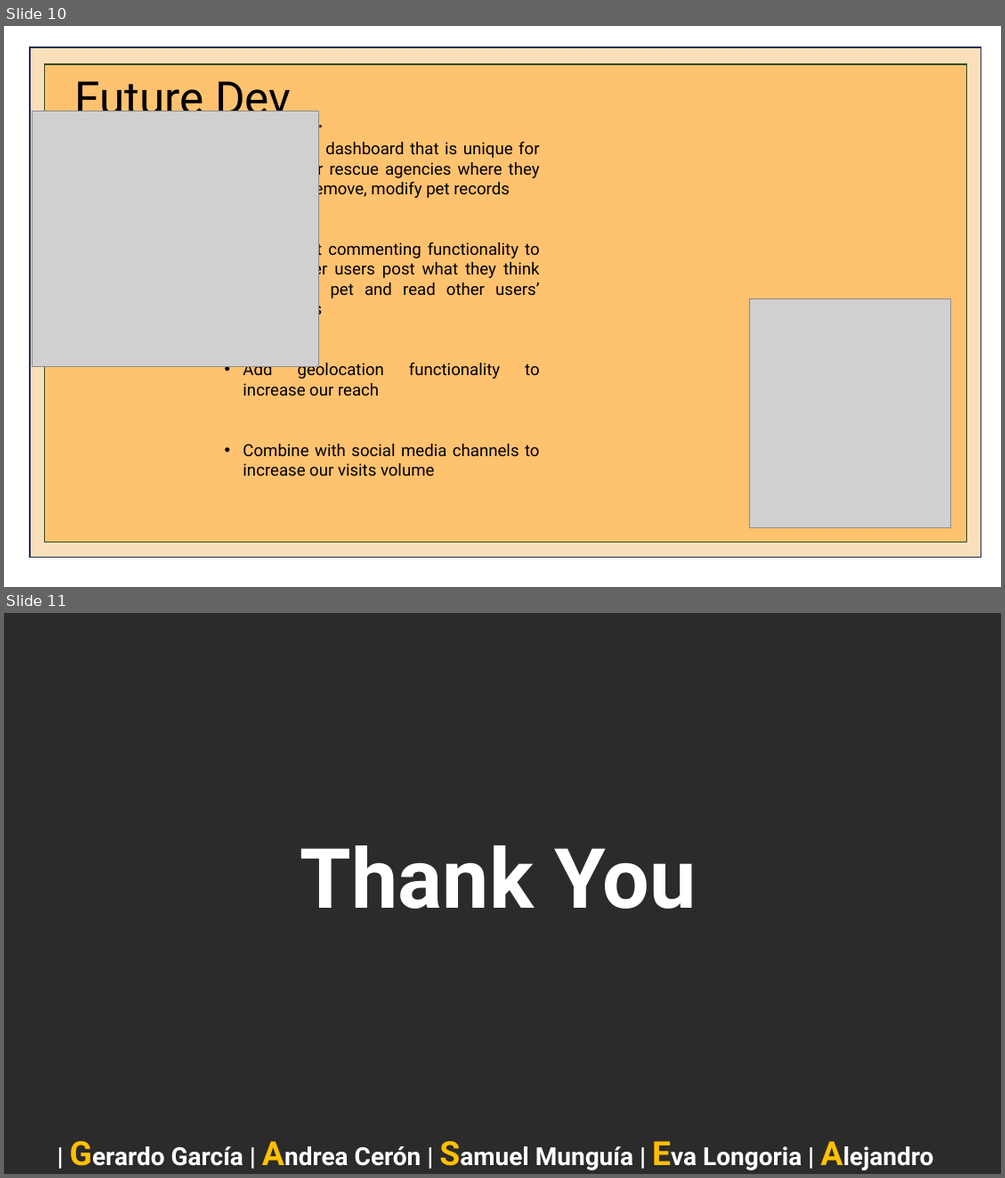
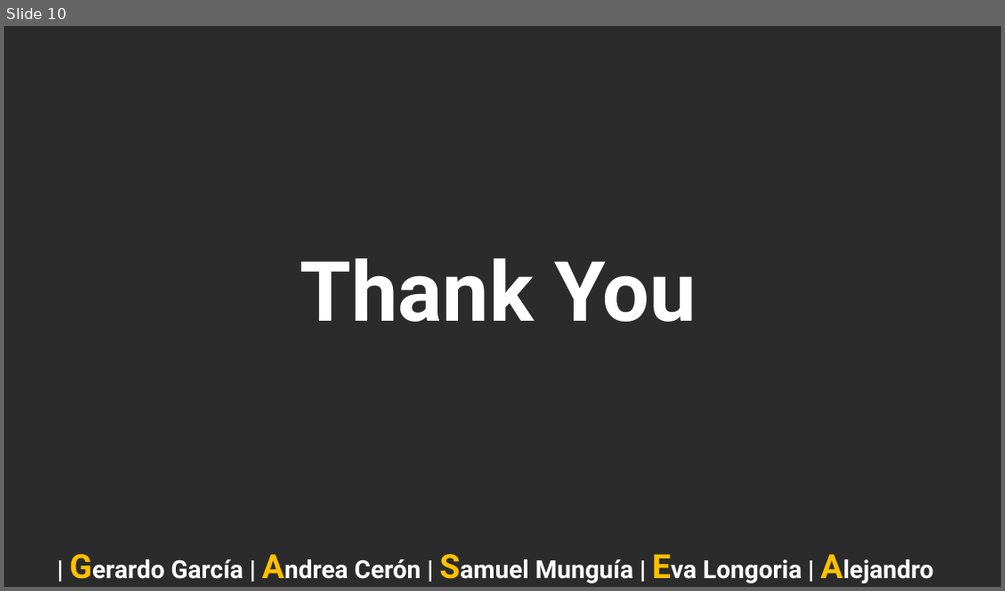
Before and after one commit to Alejandro-jpeg/Forever-Paws, a slide deck: assets/ForeverPaws.pptx. Shown one above the other, each under a label of ours: slides 10 and 11 before the commit, slide 10 after it. The pictures are 1005x1178 and 1005x591 pixels, drawn with LibreOffice and Linux fonts; fonts in the diff are those of the drawing; grey boxes stand for pictures; background and template pictures are left out; a plain dark background stands for a picture behind light text. Boxes give left, top, right and bottom in pixels: in the first picture for what was removed or moved away, otherwise in the second. Text is boxed around its words. In the diff, an @@ line names an element or a change of style, - is before the commit and + after.

```diff
--- a/assets/ForeverPaws.pptx
+++ b/assets/ForeverPaws.pptx
@@ slide 10 removed at [4, 26, 1001, 587], background picture (left out) @@
@@ rectangle removed at [30, 47, 981, 557] @@
@@ rectangle removed at [44, 64, 967, 541] @@
@@ text removed at [74, 81, 291, 126] @@
-Future Dev
@@ picture removed at [32, 111, 319, 366] @@
@@ line removed from (44, 127) to (322, 127) @@
@@ text removed at [243, 139, 540, 476] @@
-• Creating a dashboard that is unique for shelters or rescue agencies where they can add, remove, modify pet records
-• Implement commenting functionality to allow other users post what they think about the pet and read other users’ comments
-• Add geolocation functionality to increase our reach
-• Combine with social media channels to increase our visits volume
@@ picture removed at [750, 299, 952, 528] @@
@@ what was slide 11 is now slide 10 @@
```
Also in this commit, not shown: 1 slide changed, 1 other file.
